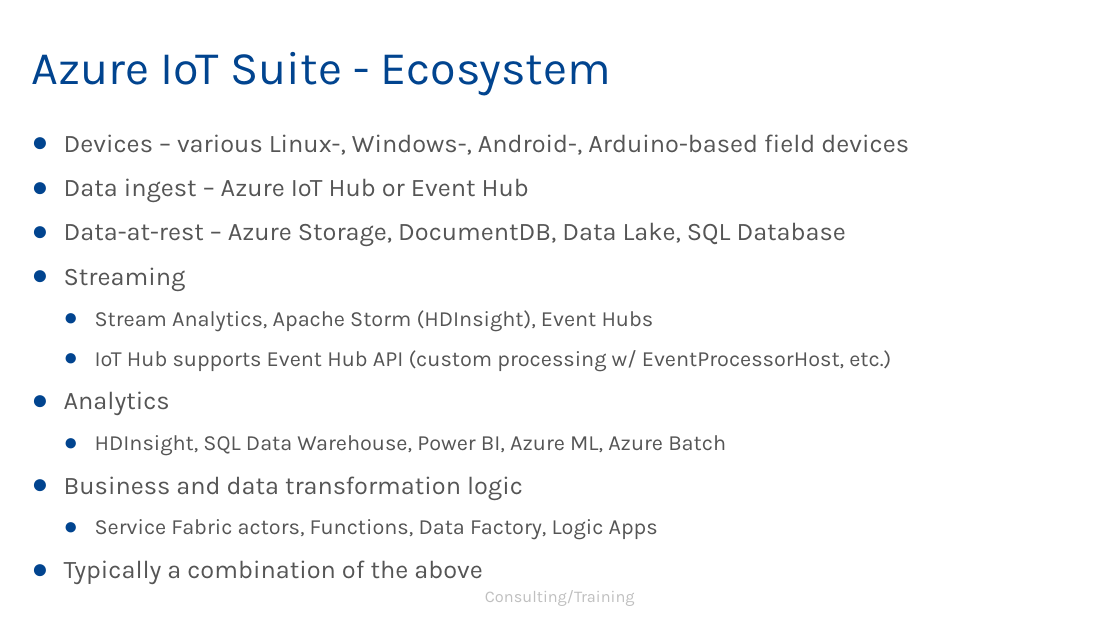
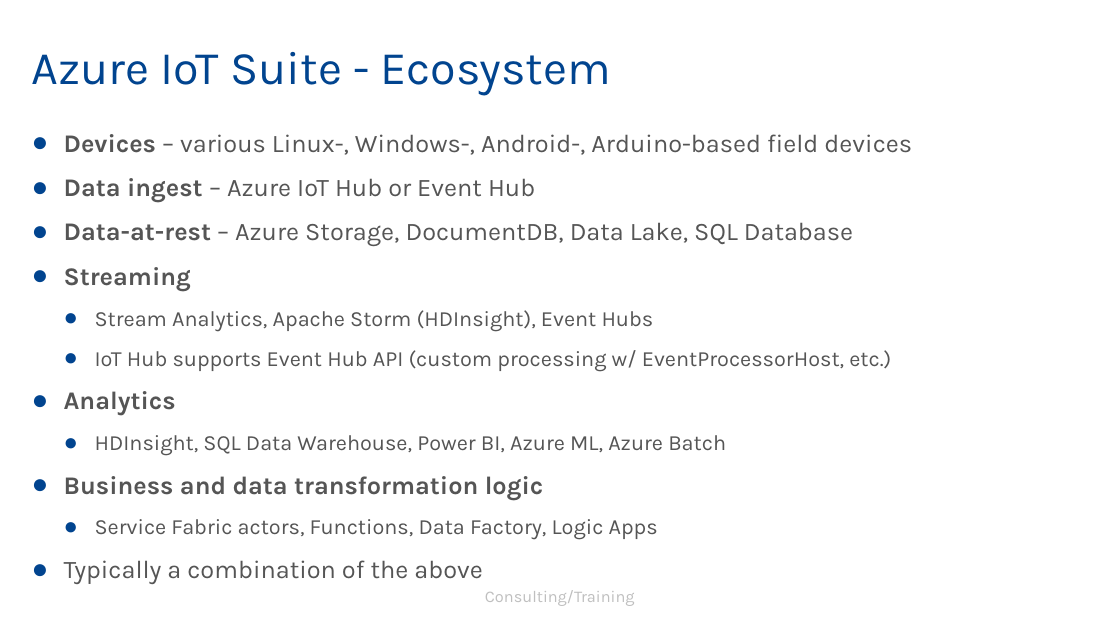
Before and after one commit to arrebagrove/iot-webinar, a slide deck: slide 10 of introduction to azure iot.pptx. Drawn at 1120x630 pixels with LibreOffice and Linux fonts; fonts in the diff are those of the drawing; background and template pictures are left out. Boxes give left, top, right and bottom in pixels: in the first picture for what was removed or moved away, otherwise in the second. Text is boxed around its words. In the diff, an @@ line names an element or a change of style, - is before the commit and + after.

```diff
--- a/introduction to azure iot.pptx
+++ b/introduction to azure iot.pptx
@@ text at (64,134,912,500): bold on in "Devices", "Data ingest", "Data-at-rest", "Streaming" and 2 more places @@
```
Also in this commit, not shown: 3 other slides changed.
